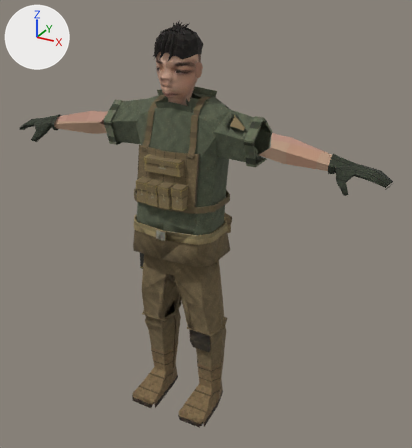
The glTF model material/producao/personagens/entrada/exports/entrada_militar.glb as it was, and as the next commit left it.
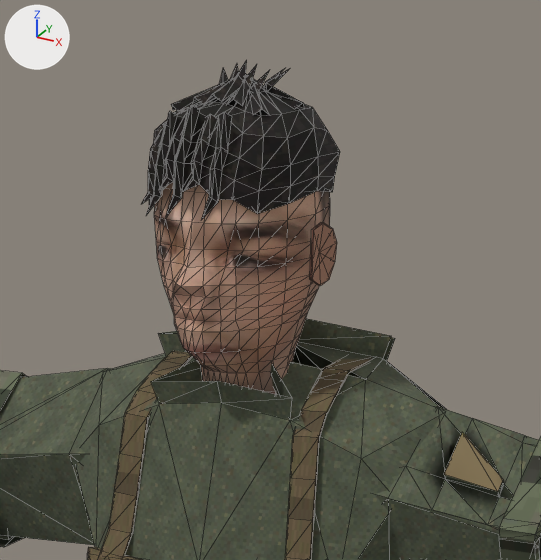
There are two pictures of each version: one whole from a 50 mm camera at (1.427, -2.338, 2.287) aimed at (0.1, 0.074, 1.081), one close up on the part from 28% to 62% of the width and 1% to 33% of the height. Arrows for +X, +Y and +Z are at upper left; the lights stay in place. The older version's two pictures come first. The close-ups show mesh edges as thin lines. Where no turn or scale is listed for an object, it has been applied to the vertices. Vertices at exactly the same position are counted once.

Objects in the first close-up: 'cabeca', 'cabelo', 'camisa', 'suspensorio', 'suspensorio.001' and 1 more.
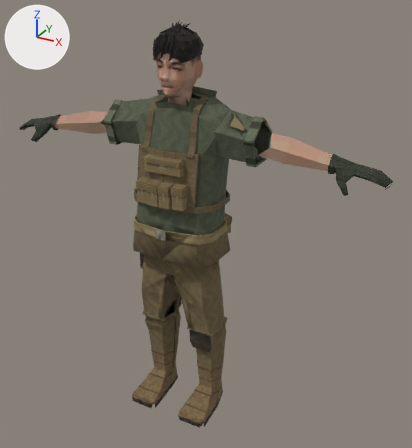
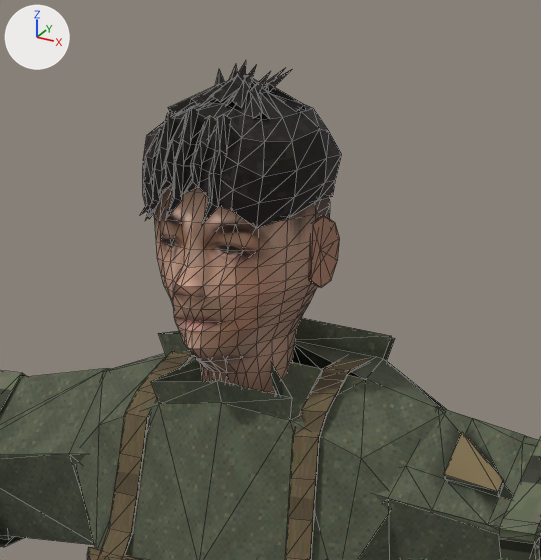
What the commit changed:
me_cabeca is used by ob_cabeca; location (0.0, 0.0, 0.0).
me_cabeca had 291 vertices, 556 faces and spanned x -0.109..0.109, y -0.148..0.125, z 1.664..2.04.
me_cabeca now has 291 vertices, 556 faces and spans x -0.111..0.111, y -0.148..0.125, z 1.664..2.04.
me_cabeca part 1: the loose piece of 17 vertices spanning x 0.087..0.109, y -0.003..0.025, z 1.843..1.915 is scaled about its middle by (1.14, 1.15, 1.14), then moved by (0.0, 0.002, 0.003).
me_cabeca part 2: 71 of 291 vertices moved; they spanned x -0.08..0.08, y -0.123..0.102, z 1.759..1.829 and now span x -0.077..0.077, y -0.127..0.101, z 1.765..1.829; mean shift (0.0, 0.0, 0.003); largest move (0.0, -0.1, 1.759) -> (0.0, -0.108, 1.765).
me_cabeca part 3: texture (UV) coordinates of 496 of 556 faces, centred in x -0.089..0.089, y -0.136..0.109, z 1.682..2.028, changed; they spanned u 0.0..1.0, v 0.02..0.88 and now span u 0.0..1.0, v 0.02..0.88.
Other edits to the shape of me_cabeca do not show in these pictures.
me_cabelo is used by ob_cabelo; location (0.0, 0.0, 0.0).
me_cabelo had 240 vertices, 334 faces and spanned x -0.095..0.095, y -0.149..0.132, z 1.923..2.092.
me_cabelo now has 240 vertices, 334 faces and spans x -0.106..0.106, y -0.15..0.132, z 1.92..2.092.
me_cabelo part 4: the loose piece of 13 vertices spanning x -0.052..-0.027, y -0.137..-0.096, z 1.93..2.043 is scaled about its middle by (0.998, 0.947, 1.04), then moved by (-0.001, -0.003, -0.004).
me_cabelo part 5: the loose piece of 13 vertices spanning x -0.032..-0.007, y -0.138..-0.095, z 1.96..2.042 is moved by (0.0, -0.002, -0.002).
me_cabelo part 6: the loose piece of 13 vertices spanning x -0.016..0.008, y -0.149..-0.109, z 1.933..2.052 is moved by (0.0, -0.001, -0.002).
me_cabelo part 7: the loose piece of 13 vertices spanning x 0.001..0.025, y -0.138..-0.095, z 1.96..2.042 is moved by (0.0, -0.002, -0.002).
me_cabelo part 8: the loose piece of 13 vertices spanning x 0.023..0.045, y -0.137..-0.098, z 1.93..2.045 is multiplied about its middle by the matrix ((1.03, -0.003, 0.0), (0.003, 1.03, -0.028), (0.0, 0.028, 1.03)), then moved by (0.001, -0.003, -0.004).
me_cabelo part 9: the loose piece of 7 vertices spanning x -0.034..0.001, y -0.067..0.008, z 2.047..2.088 is scaled about its middle by (1.04, 1.05, 1.03), then moved by (-0.001, -0.003, -0.001).
me_cabelo part 10: the loose piece of 7 vertices spanning x 0.011..0.065, y -0.065..0.007, z 2.038..2.083 is multiplied about its middle by the matrix ((0.999, 0.001, 0.03), (0.0, 0.999, -0.025), (-0.03, 0.025, 0.998)), then moved by (0.003, -0.004, -0.002).
me_cabelo part 11: the loose piece of 7 vertices spanning x -0.065..-0.011, y -0.065..0.007, z 2.038..2.083 is multiplied about its middle by the matrix ((0.999, -0.001, -0.03), (0.0, 0.999, -0.025), (0.03, 0.025, 0.998)), then moved by (-0.003, -0.004, -0.002).
me_cabelo part 12: 125 of 240 vertices moved; they spanned x -0.095..0.095, y -0.137..0.132, z 1.923..2.067 and now span x -0.106..0.106, y -0.137..0.132, z 1.92..2.067; mean shift (0.0, -0.003, -0.005); largest move (-0.091, -0.05, 1.986) -> (-0.104, -0.059, 1.982).
Other edits to the shape of me_cabelo do not show in these pictures.

Boxes (x1, y1, x2, y2) around the edits, measured in the close-ups (541 x 560 px; the box of a moved part takes in the faces that stretch with it):
'cabeca', reshaped, surface changed
    before: (154, 182, 337, 395)
    after: (154, 185, 340, 395)
'cabelo', reshaped
    before: (141, 60, 340, 220)
    after: (139, 61, 342, 228)
part 1 of me_cabeca, moved or reshaped
    before: (310, 222, 337, 286)
    after: (309, 215, 340, 288)
part 2 of me_cabeca, moved or reshaped
    before: (164, 282, 319, 373)
    after: (164, 283, 318, 373)
part 3 of me_cabeca, surface changed
    both: (154, 185, 330, 390)
part 4 of me_cabelo, moved or reshaped
    before: (146, 111, 177, 215)
    after: (145, 113, 175, 220)
part 5 of me_cabelo, moved or reshaped
    before: (159, 113, 187, 189)
    after: (158, 114, 186, 192)
part 6 of me_cabelo, moved or reshaped
    before: (166, 105, 200, 216)
    after: (166, 106, 199, 218)
part 7 of me_cabelo, moved or reshaped
    before: (183, 114, 217, 192)
    after: (183, 115, 217, 194)
part 8 of me_cabelo, moved or reshaped
    before: (201, 112, 232, 220)
    after: (201, 114, 231, 225)
part 9 of me_cabelo, moved or reshaped
    before: (193, 64, 239, 104)
    after: (189, 65, 238, 106)
part 10 of me_cabelo, moved or reshaped
    before: (250, 70, 270, 115)
    after: (250, 71, 271, 118)
part 11 of me_cabelo, moved or reshaped
    before: (171, 67, 228, 111)
    after: (168, 69, 225, 114)
part 12 of me_cabelo, moved or reshaped
    before: (141, 74, 340, 214)
    after: (139, 74, 342, 228)
